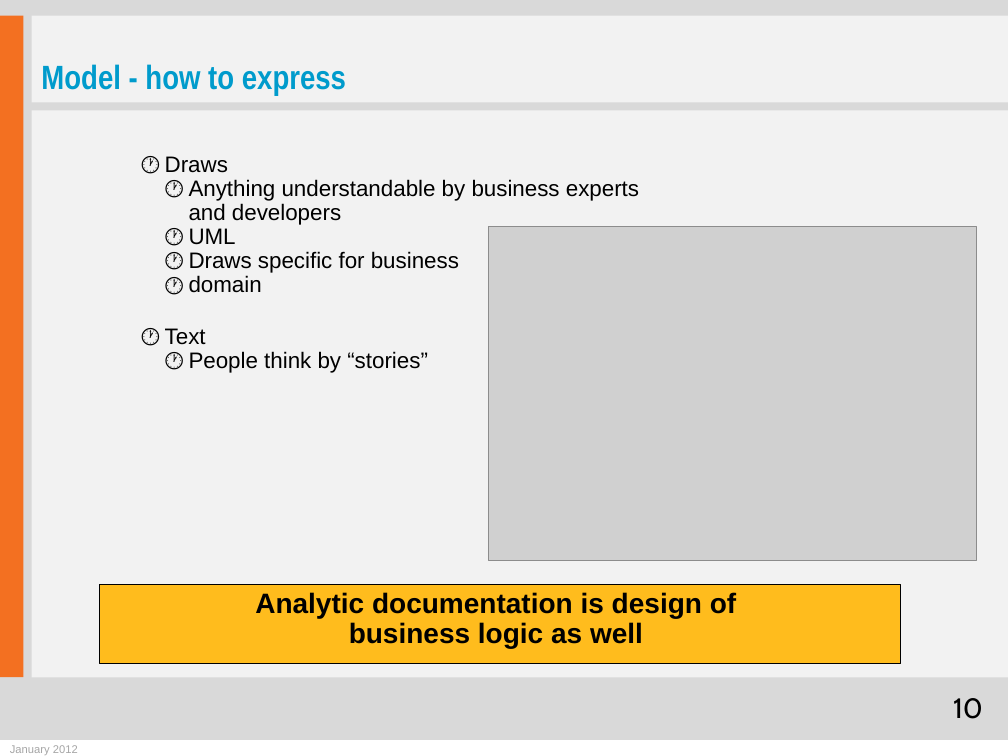
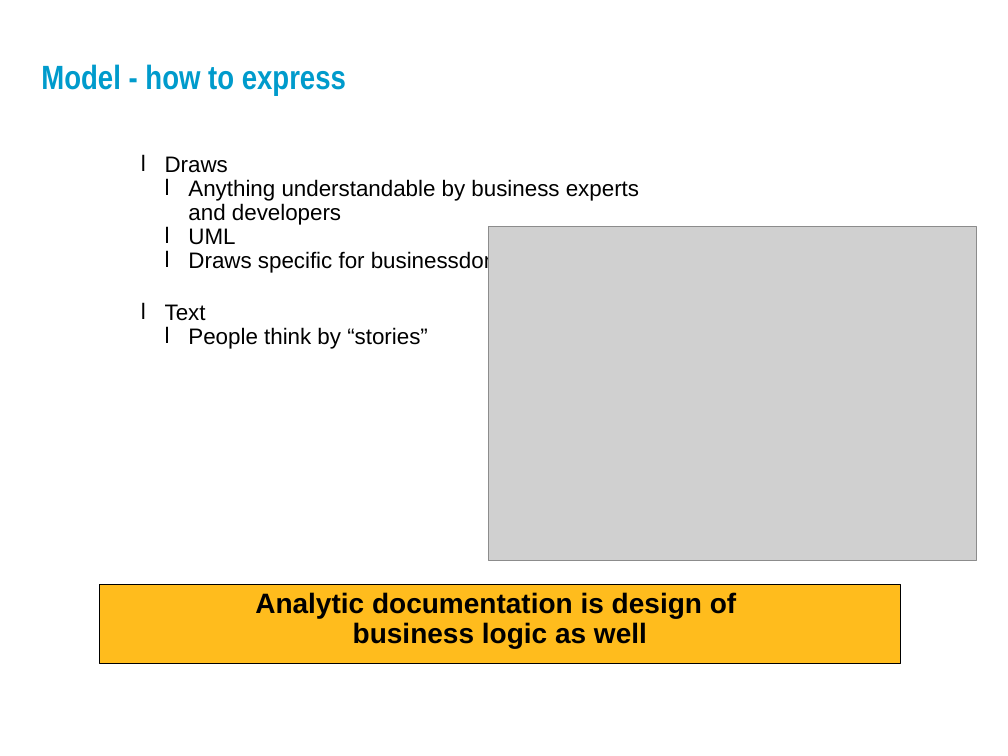
Before and after one commit to zrezur/MyPresentations, a slide deck: slide 10 of Domain driven design_1_en.pptx. Drawn at 1008x756 pixels with LibreOffice and Linux fonts; fonts in the diff are those of the drawing; grey boxes stand for pictures; background and template pictures are left out. Boxes give left, top, right and bottom in pixels: in the first picture for what was removed or moved away, otherwise in the second. Text is boxed around its words. In the diff, an @@ line names an element or a change of style, - is before the commit and + after.

```diff
--- a/Domain driven design_1_en.pptx
+++ b/Domain driven design_1_en.pptx
@@ background #D9D9D9 to picture (left out) @@
@@ rectangle removed at (x1=0, y1=16, x2=23, y2=677) @@
@@ rectangle removed at (x1=31, y1=16, x2=1008, y2=103) @@
@@ rectangle removed at (x1=31, y1=111, x2=1008, y2=677) @@
@@ text at (x1=165, y1=156, x2=639, y2=349): bullet 🕐 to l @@
@@ text at (x1=188, y1=250, x2=532, y2=273): text changed @@
-      🕐 Draws specific for business
-        domain
+      l Draws specific for businessdomain
@@ page number removed at (x1=953, y1=698, x2=983, y2=719) @@
-10
@@ rectangle removed at (x1=0, y1=740, x2=1008, y2=756) @@
@@ text removed at (x1=10, y1=745, x2=78, y2=755) @@
-January 2012
```
Also in this commit, not shown: 10 other slides changed, 5 slides added.
